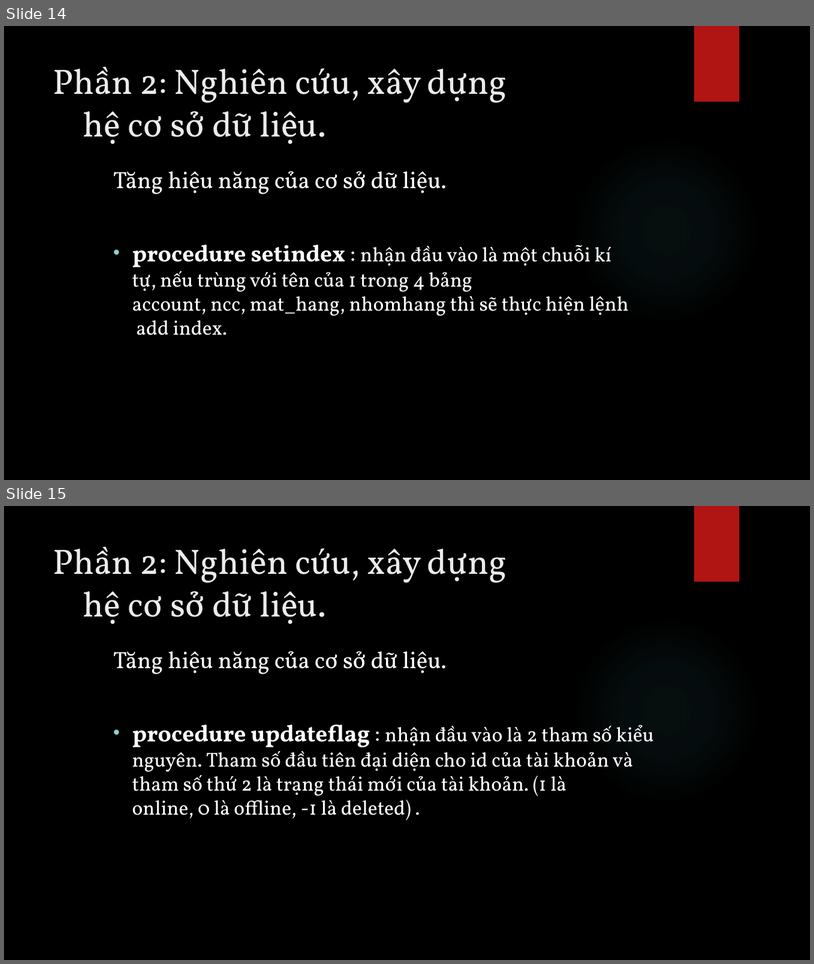
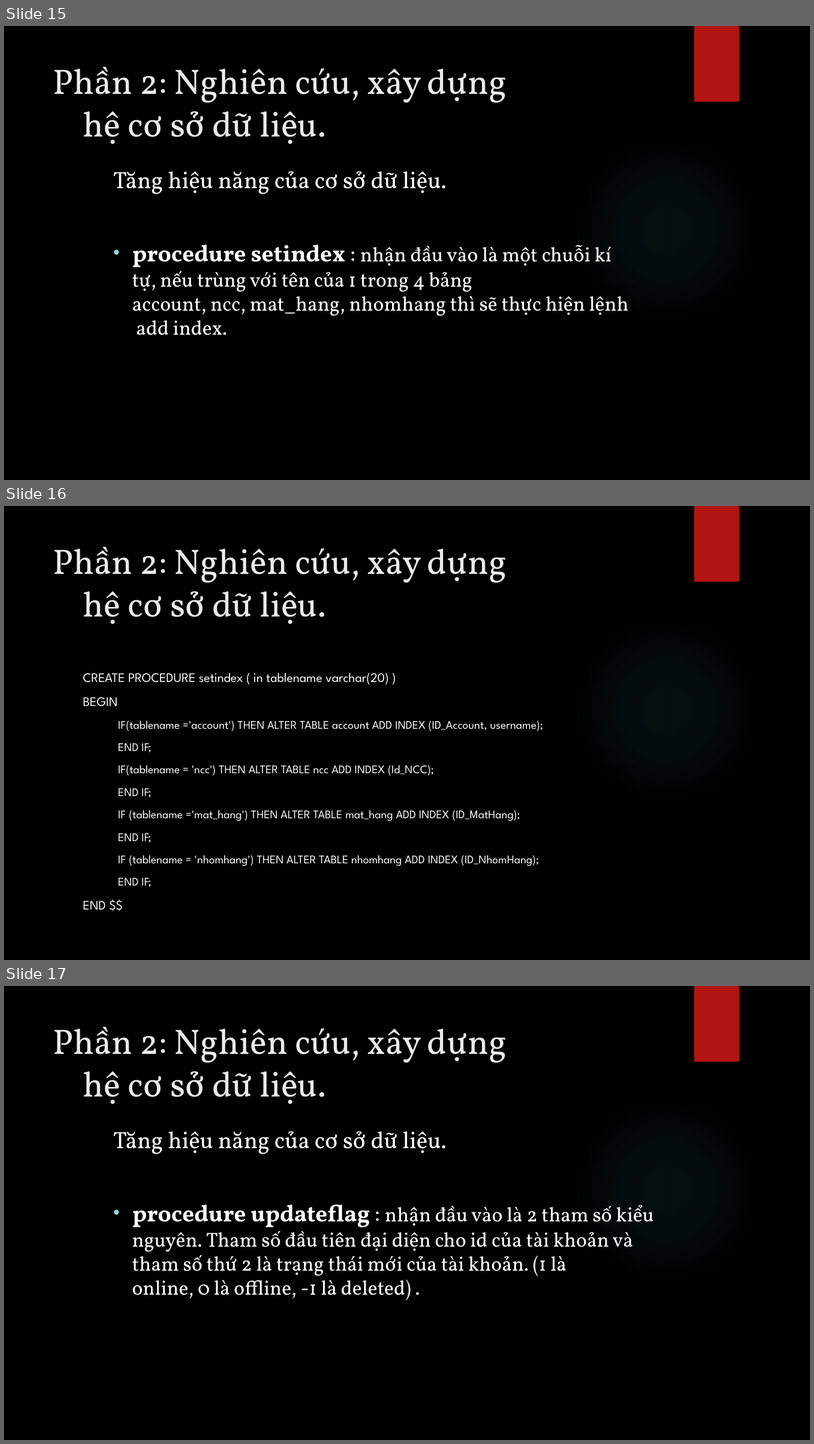
Before and after one commit to phucld95/StoreManage, a slide deck: Slide.pptx. Shown one above the other, each under a label of ours: slides 14 and 15 before the commit, slides 15, 16 and 17 after it. The pictures are 814x964 and 814x1444 pixels, drawn with LibreOffice and Linux fonts; fonts in the diff are those of the drawing; background and template pictures are left out. Boxes give left, top, right and bottom in pixels: in the first picture for what was removed or moved away, otherwise in the second. Text is boxed around its words. In the diff, an @@ line names an element or a change of style, - is before the commit and + after.

```diff
--- a/Slide.pptx
+++ b/Slide.pptx
@@ slide 16 added at [4, 506, 810, 960], background picture (left out); not listed: 2 template elements that a slide beside it also shows @@
@@ title added at [53, 547, 507, 624], 42 pt, text #EBEBEB @@
+Phần 2: Nghiên cứu, xây dựng
+hệ cơ sở dữ liệu.
@@ text added at [83, 673, 544, 909], 13.9 pt, text #FFFFFF @@
+CREATE PROCEDURE setindex ( in tablename varchar(20) )
+BEGIN
+  IF(tablename ='account') THEN ALTER TABLE account ADD INDEX (ID_Account, username);
+  END IF;
+  IF(tablename = 'ncc') THEN ALTER TABLE ncc ADD INDEX (Id_NCC);
+  END IF;
+  IF (tablename ='mat_hang') THEN ALTER TABLE mat_hang ADD INDEX (ID_MatHang);
+  END IF;
+  IF (tablename = 'nhomhang') THEN ALTER TABLE nhomhang ADD INDEX (ID_NhomHang);
+  END IF;
+END $$
@@ what was slide 14 is now slide 15 @@
@@ what was slide 15 is now slide 17 @@
```
Also in this commit, not shown: 1 slide changed, 1 other slide added.
